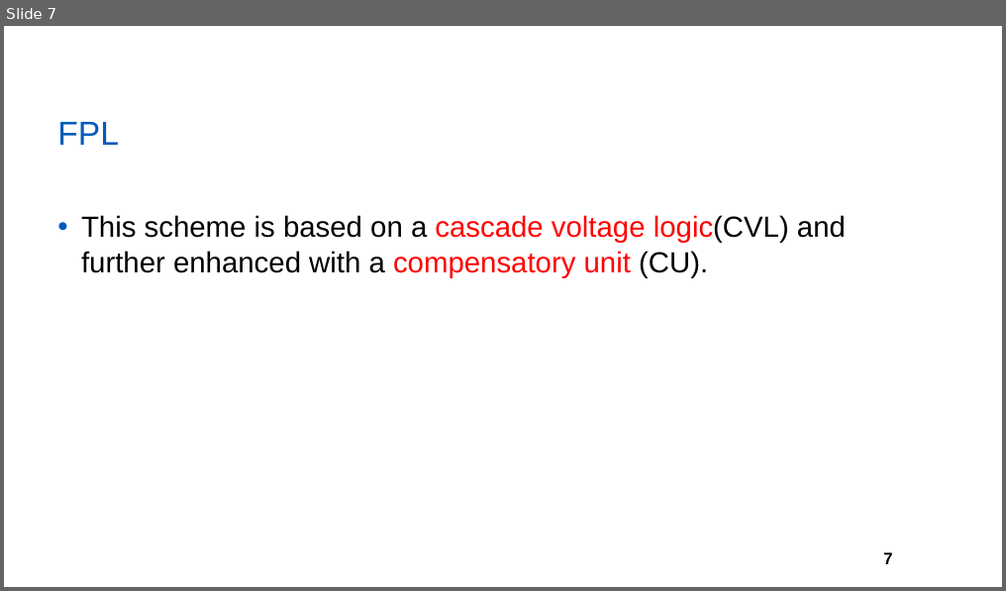
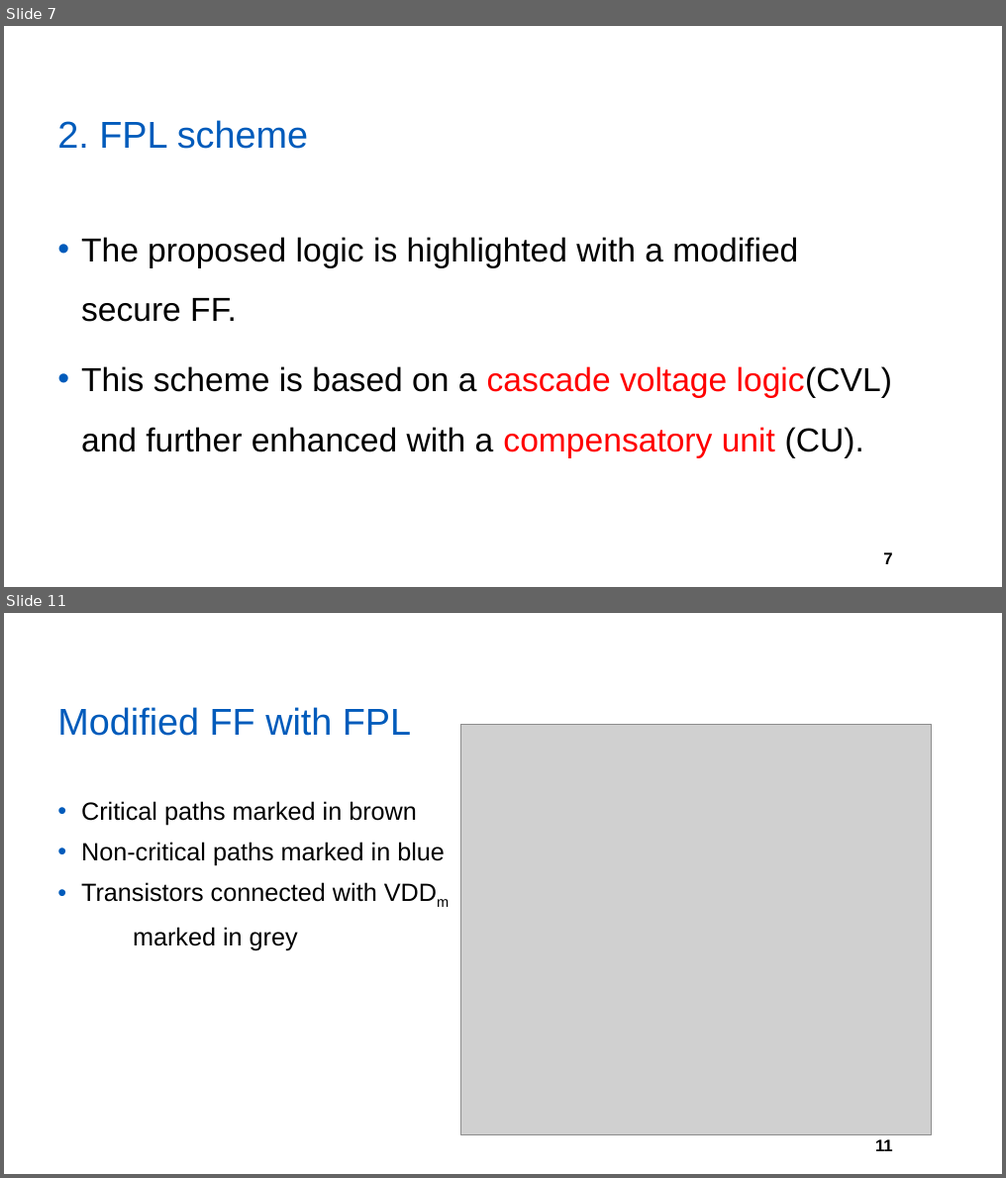
Before and after one commit to yberlin/hello-world, a slide deck: asianhost pre/FPL.pptx. Shown one above the other, each under a label of ours: slide 7 before the commit, slides 7 and 11 after it; the slides between them are not shown. The pictures are 1006x591 and 1006x1178 pixels, drawn with LibreOffice and Linux fonts; fonts in the diff are those of the drawing; grey boxes stand for pictures; background and template pictures are left out. Boxes give left, top, right and bottom in pixels: in the first picture for what was removed or moved away, otherwise in the second. Text is boxed around its words. In the diff, an @@ line names an element or a change of style, - is before the commit and + after.

```diff
--- a/asianhost pre/FPL.pptx
+++ b/asianhost pre/FPL.pptx
@@ slide 11 added at (4,613,1002,1174), background #FFFFFF; not listed: 1 template element that a slide beside it also shows @@
@@ title added at (57,707,411,736), 36 pt, text #005BBB @@
+Modified FF with FPL
@@ picture added at (460,724,932,1135) @@
@@ text added at (81,801,445,951), 24 pt, text #000000 @@
+• Critical paths marked in brown
+• Non-critical paths marked in blue
+• Transistors connected with VDDm
+marked in grey
@@ slide 7 changed as well @@
@@ title at (57,120,308,149): text changed; size 32 to 36 pt @@
-FPL
+2. FPL scheme
@@ text at (81,237,798,322): paragraph added @@
+• The proposed logic is highlighted with a modified secure FF.
@@ text at (81,367,892,459): size 28 to 32 pt in "This scheme is based on a cascade ..."; line spacing 1 to 1.5 @@
```
Also in this commit, not shown: 5 other slides changed, 11 other slides added, 3 slides removed.
